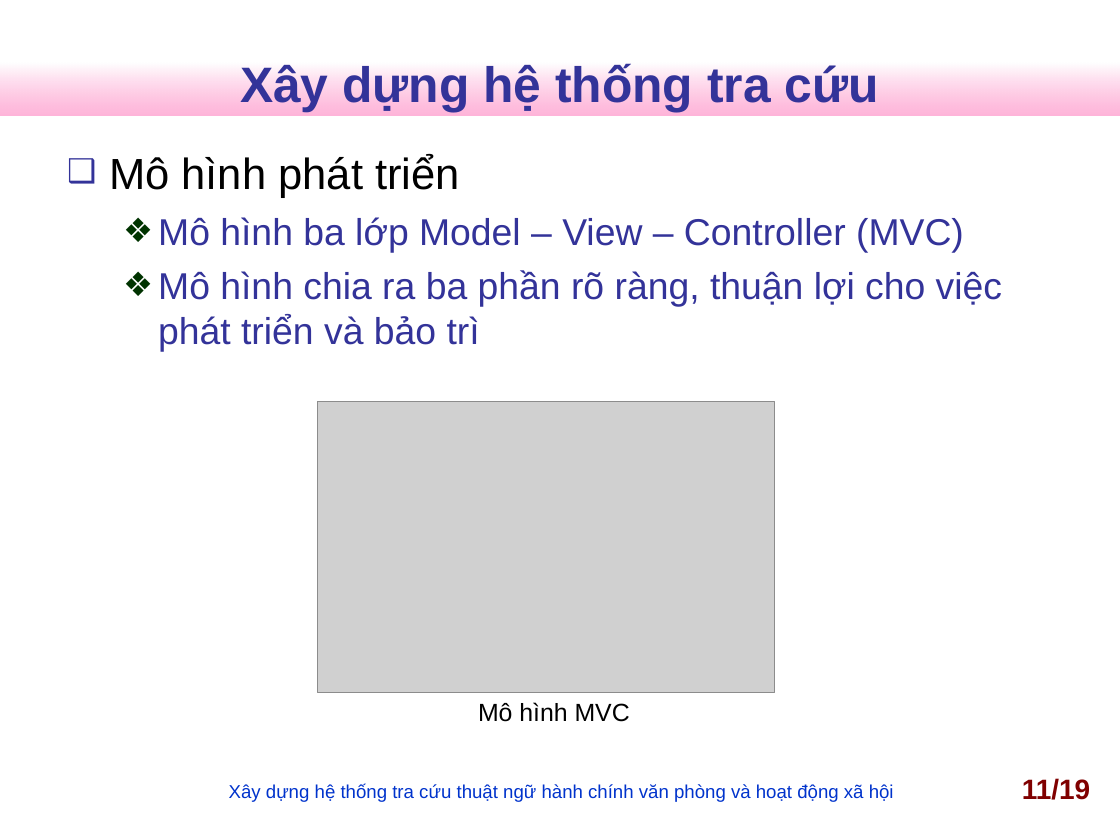
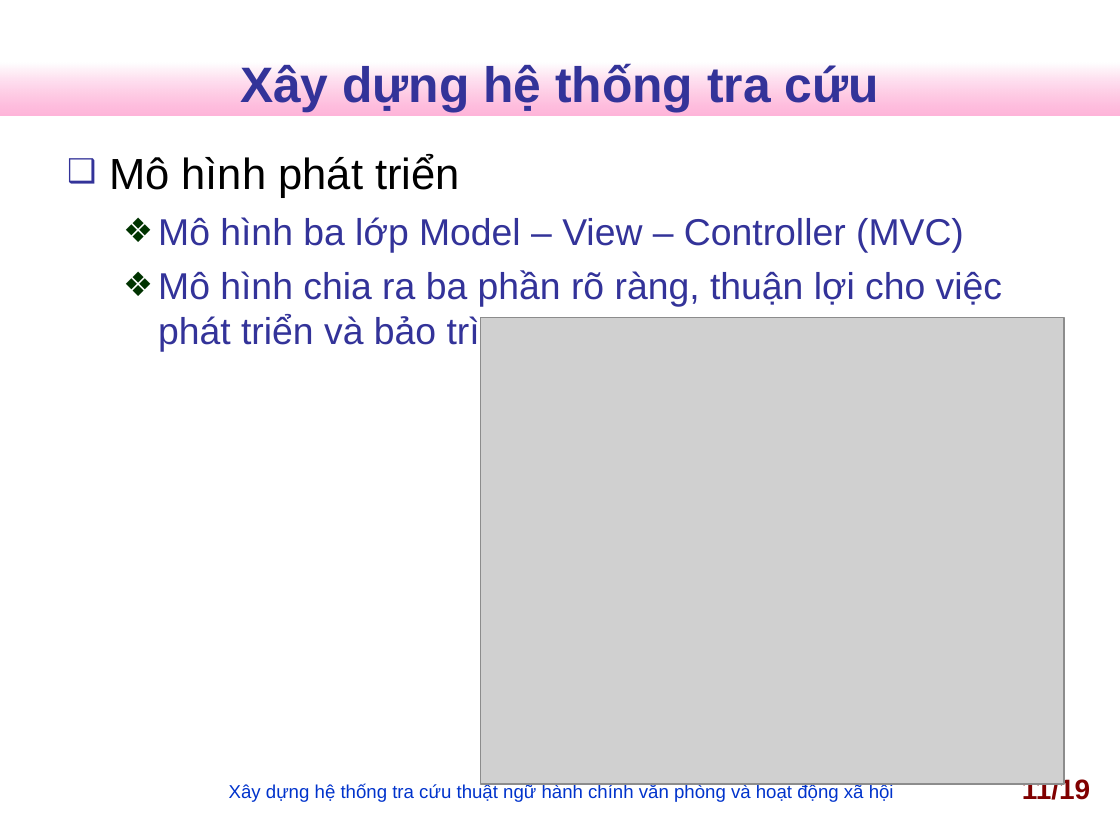
Before and after one commit to nguyentk90/tra-cuu-thuat-ngu-hanh-chinh, a slide deck: slide 11 of Documents/slideN2013.ppt. Drawn at 1120x840 pixels with LibreOffice and Linux fonts; fonts in the diff are those of the drawing; grey boxes stand for pictures; background and template pictures are left out. Boxes give left, top, right and bottom in pixels: in the first picture for what was removed or moved away, otherwise in the second. Text is boxed around its words. In the diff, an @@ line names an element or a change of style, - is before the commit and + after.

```diff
--- a/Documents/slideN2013.ppt
+++ b/Documents/slideN2013.ppt
@@ picture resized from (x1=317, y1=401, x2=774, y2=692) to (x1=480, y1=317, x2=1064, y2=784) @@
@@ text removed at (x1=478, y1=702, x2=630, y2=722) @@
-Mô hình MVC
```
Also in this commit, not shown: 4 other slides changed, 1 slide added, 2 other files.
